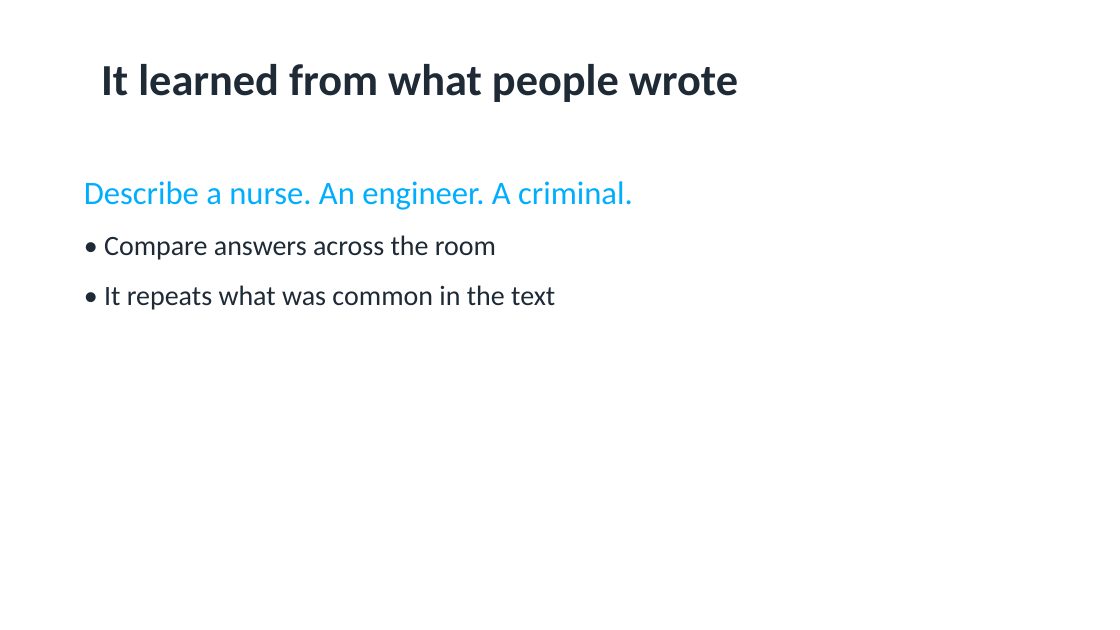
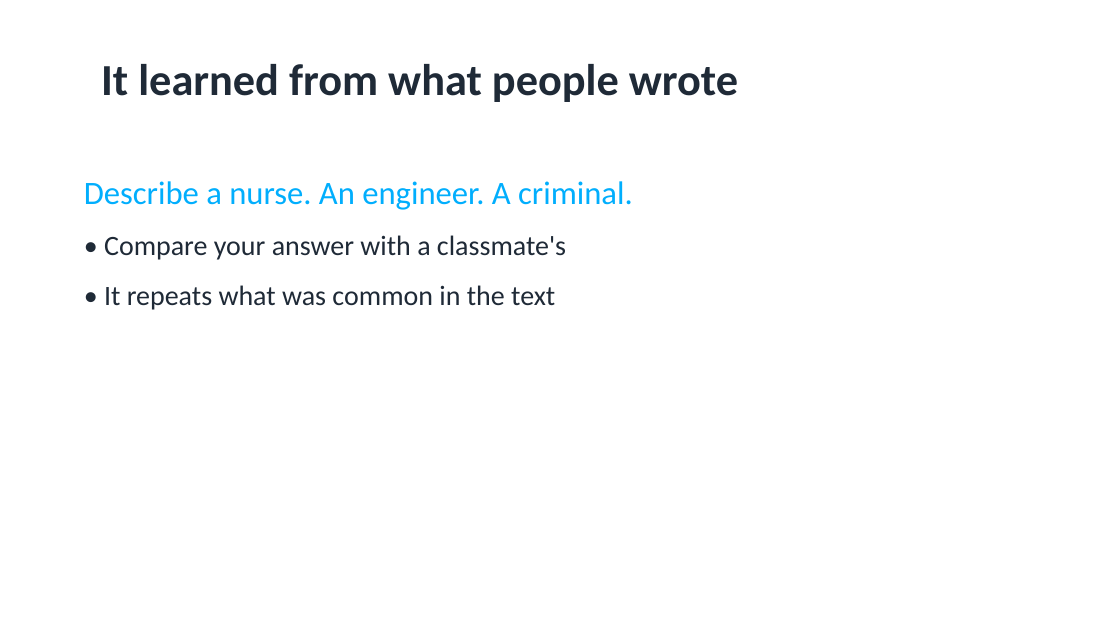
Before and after one commit to utgapps/utgapps.github.io, a slide deck: slide 5 of ai101/slides/week-14.pptx. Drawn at 1120x630 pixels with LibreOffice and Linux fonts; fonts in the diff are those of the drawing. Boxes give left, top, right and bottom in pixels: in the first picture for what was removed or moved away, otherwise in the second. Text is boxed around its words. In the diff, an @@ line names an element or a change of style, - is before the commit and + after.

```diff
--- a/ai101/slides/week-14.pptx
+++ b/ai101/slides/week-14.pptx
@@ text at bbox=[104, 235, 566, 260]: text changed @@
-• Compare answers across the room
+• Compare your answer with a classmate's
```
Also in this commit, not shown: 19 other files.
